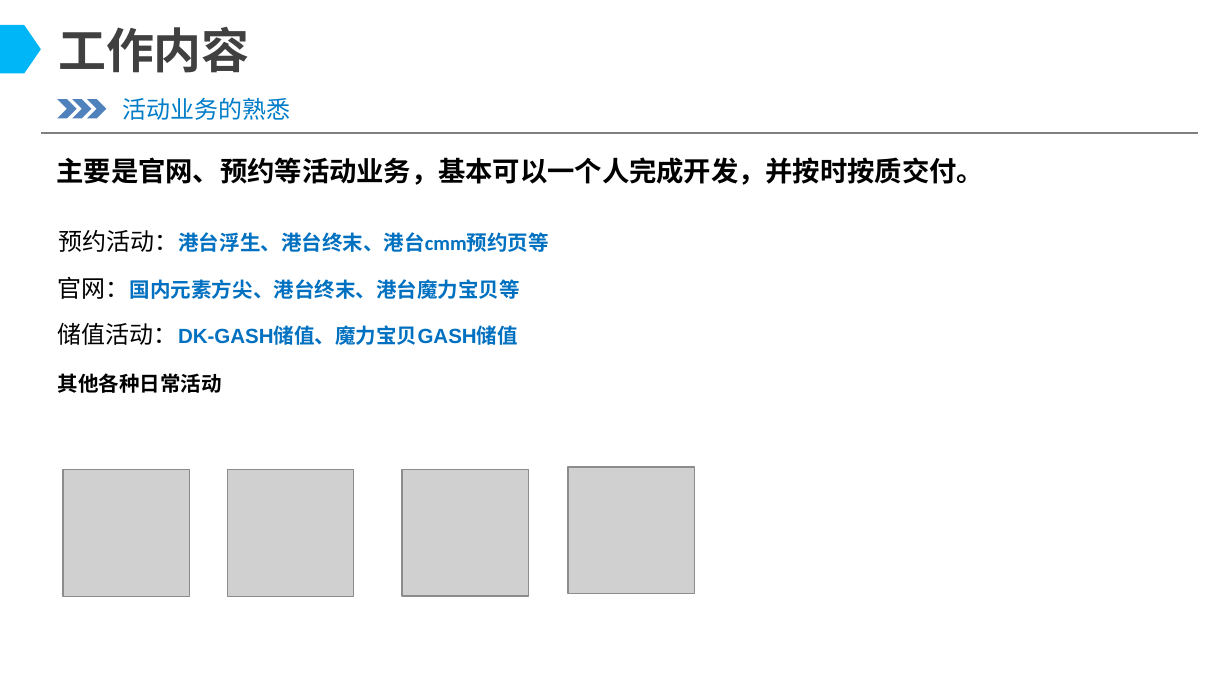
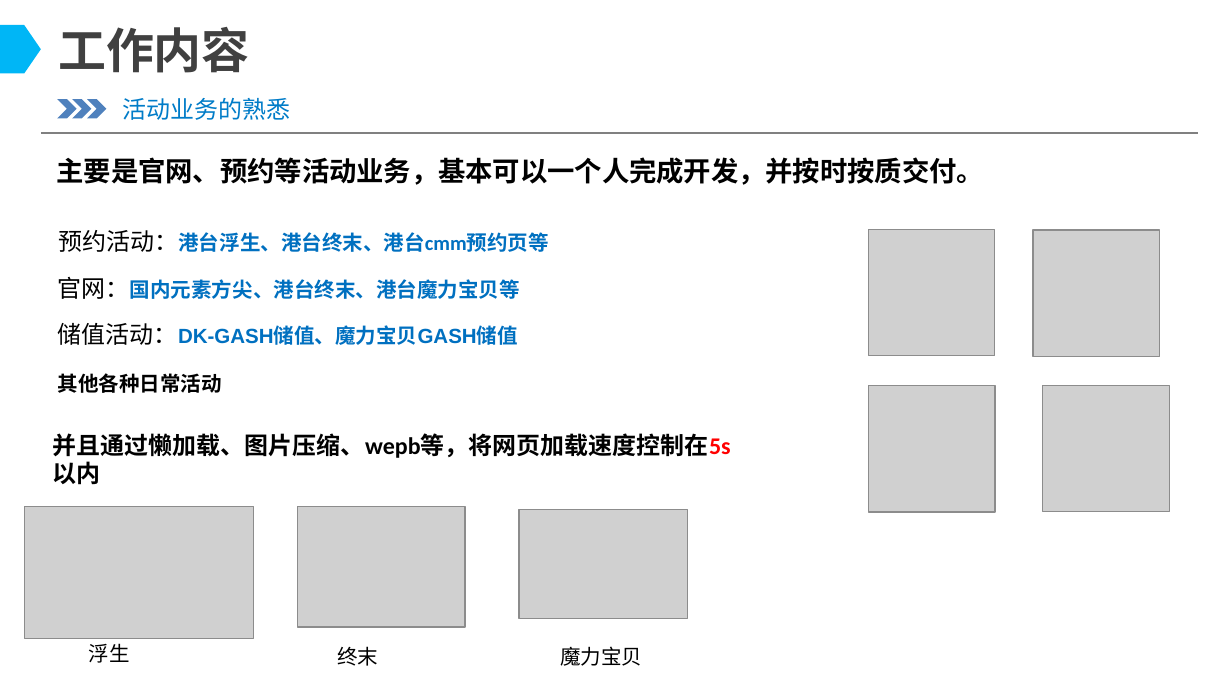
Before and after one commit to illusionGD/test, a slide deck: slide 5 of 谭锦德-2022述职PPT.pptx. Drawn at 1232x693 pixels with LibreOffice and Linux fonts; fonts in the diff are those of the drawing; grey boxes stand for pictures; background and template pictures are left out. Boxes give left, top, right and bottom in pixels: in the first picture for what was removed or moved away, otherwise in the second. Text is boxed around its words. In the diff, an @@ line names an element or a change of style, - is before the commit and + after.

```diff
--- a/谭锦德-2022述职PPT.pptx
+++ b/谭锦德-2022述职PPT.pptx
@@ picture: place and size @@
-picture at (402,469,529,596)
+picture at (869,229,995,356)
@@ picture: place and size @@
-picture at (568,467,695,594)
+picture at (1034,230,1161,357)
@@ picture: place and size @@
-picture at (63,469,190,596)
+picture at (869,386,995,513)
@@ picture: place and size @@
-picture at (228,469,355,596)
+picture at (1044,386,1170,513)
@@ text added at (53,433,731,458), 14 pt, text #000000, bold @@
+并且通过懒加载、图片压缩、wepb等，将网页加载速度控制在5s以内
@@ picture added at (25,506,254,638) @@
@@ picture added at (298,506,466,627) @@
@@ picture added at (519,509,687,618) @@
@@ text added at (89,643,130,663), 12 pt, text #000000 @@
+浮生
@@ text added at (337,646,378,666), 12 pt, text #000000 @@
+终末
@@ text added at (560,646,642,666), 12 pt, text #000000 @@
+魔力宝贝
```
Also in this commit, not shown: 4 other slides changed.
